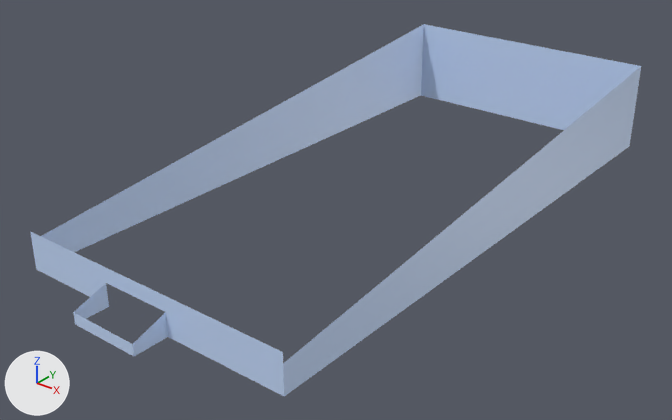
Two versions of the FBX model Kalevala Pinball/Assets/Models/Playfield Sides.FBX, one commit apart.
One viewpoint serves both versions: a camera (50 mm lens) standing at (0.899, -1.202, 0.716) and looking at (-0.015, -0.06, 0.008). Lighting does not change. The marker at lower left points along +X, +Y and +Z. Where no turn or scale is listed for an object, it has been applied to the vertices.

Objects in the first picture: 'Playfield Sides'.
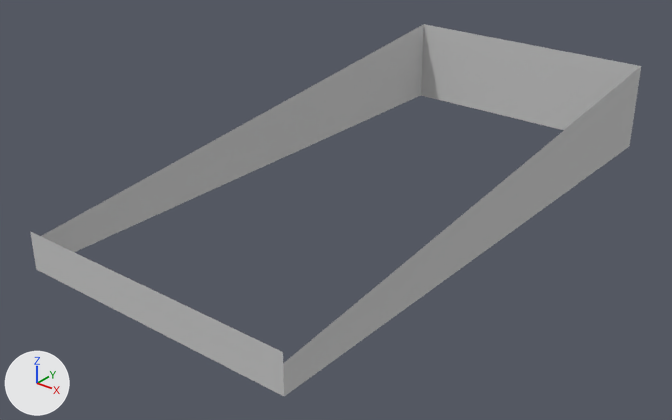
Where the newer file only moved an object's origin or applied its transform, the numbers keep the older frame.

What differs and where, as boxes (x1, y1, x2, y2) in the pictures (672 x 420 px):
part 1 of me_mesh, cut back
    both: (30, 231, 284, 396)
part 2 of me_mesh, recoloured (blue to grey)
    both: (41, 24, 641, 396)

The edits, one by one:
Material 'Placeholder' (mat_placeholder) is new.
Its base color is (0.588, 0.588, 0.588) (light grey #cacaca).
Its roughness is 0.859.
me_mesh is used by ob_playfield_sides; location (0.0, 0.0, 0.0).
Verts and faces of me_mesh; kept vertices keep their numbers, new ones are numbered from 22.
Before the commit, vertices of me_mesh: 0 (-0.257, -0.503, 0.0) at pixel (36, 269), 1 (-0.082, -0.503, 0.0) at pixel (109, 306), 4 (0.257, -0.503, 0.0) at pixel (284, 396), 5 (0.257, -0.503, 0.05) at pixel (283, 363), 8 (-0.257, -0.503, 0.05) at pixel (31, 241).
Before the commit, vertices of me_mesh: 9 (0.044, -0.503, 0.0) at pixel (167, 336), 10 (-0.082, -0.503, 0.067) at pixel (104, 266), 11 (0.044, -0.503, 0.067) at pixel (163, 295), 12 (0.044, -0.503, 0.05) at pixel (164, 305), 13 (-0.082, -0.503, 0.05) at pixel (105, 276).
Before the commit, vertices of me_mesh: 14 (0.257, -0.503, 0.067) at pixel (282, 352), 15 (-0.257, -0.503, 0.067) at pixel (30, 231), 16 (0.044, -0.563, 0.02) at pixel (132, 344), 17 (0.044, -0.563, 0.0) at pixel (133, 356), 18 (-0.082, -0.563, 0.0) at pixel (75, 324).
Before the commit, vertices of me_mesh: 19 (-0.082, -0.563, 0.02) at pixel (73, 312), 20 (0.044, -0.503, 0.04) at pixel (165, 312), 21 (-0.082, -0.503, 0.04) at pixel (106, 282).
me_mesh had 22 vertices, 12 faces and spanned x -0.257..0.257, y -0.563..0.563, z 0.0..0.17.
me_mesh now has 10 vertices, 5 faces and spans x -0.257..0.257, y -0.503..0.563, z 0.0..0.17.
Part 1, on me_mesh:
Vertices deleted: 1, 9 to 13, 16 to 21 (with the faces that use them).
New faces: (5, 8, 15, 14), (0, 8, 5, 4).
me_mesh part 2: 3 faces spanning x -0.257..0.257, y -0.503..0.563, z 0.0..0.17 switch from mat_clear_plastic (blue #c8ddff) to mat_placeholder (light grey #cacaca).
